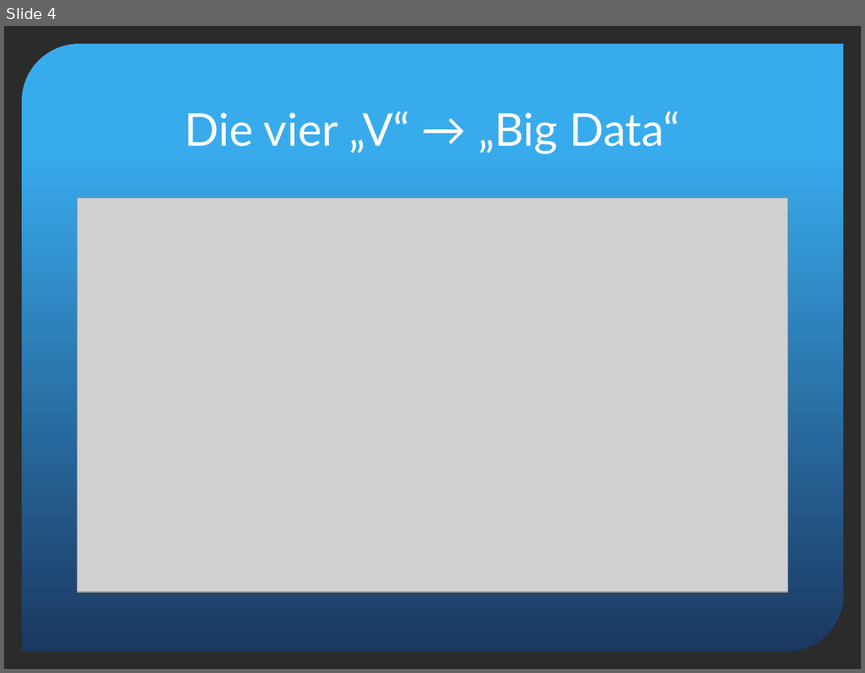
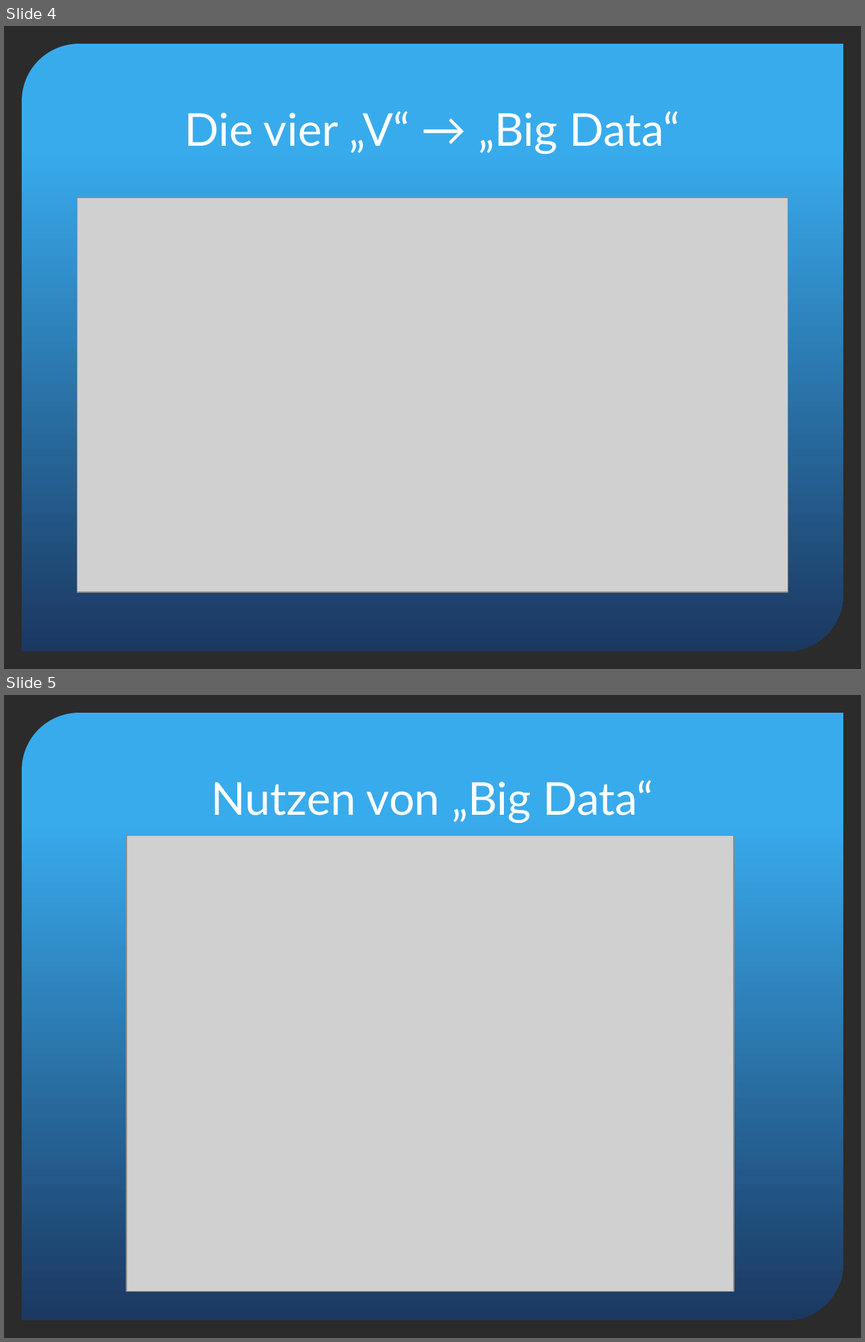
Before and after one commit to segnor/masterthesis, a slide deck: apache_spark/poster/Spark_Presentation.pptx. Shown one above the other, each under a label of ours: slide 4 before the commit, slides 4 and 5 after it. The pictures are 865x673 and 865x1342 pixels, drawn with LibreOffice and Linux fonts; fonts in the diff are those of the drawing; grey boxes stand for pictures; background and template pictures are left out; a plain dark background stands for a picture behind light text. Boxes give left, top, right and bottom in pixels: in the first picture for what was removed or moved away, otherwise in the second. Text is boxed around its words. In the diff, an @@ line names an element or a change of style, - is before the commit and + after.

```diff
--- a/apache_spark/poster/Spark_Presentation.pptx
+++ b/apache_spark/poster/Spark_Presentation.pptx
@@ slide 5 added at box(4, 695, 861, 1338), background picture (left out); not listed: 1 template element that a slide beside it also shows @@
@@ title added at box(211, 780, 653, 823), 38 pt, text #FFFFFF @@
+Nutzen von „Big Data“
@@ picture added at box(126, 836, 734, 1291) @@
```
Also in this commit, not shown: 1 slide changed, 13 other slides added, 4 other files.
